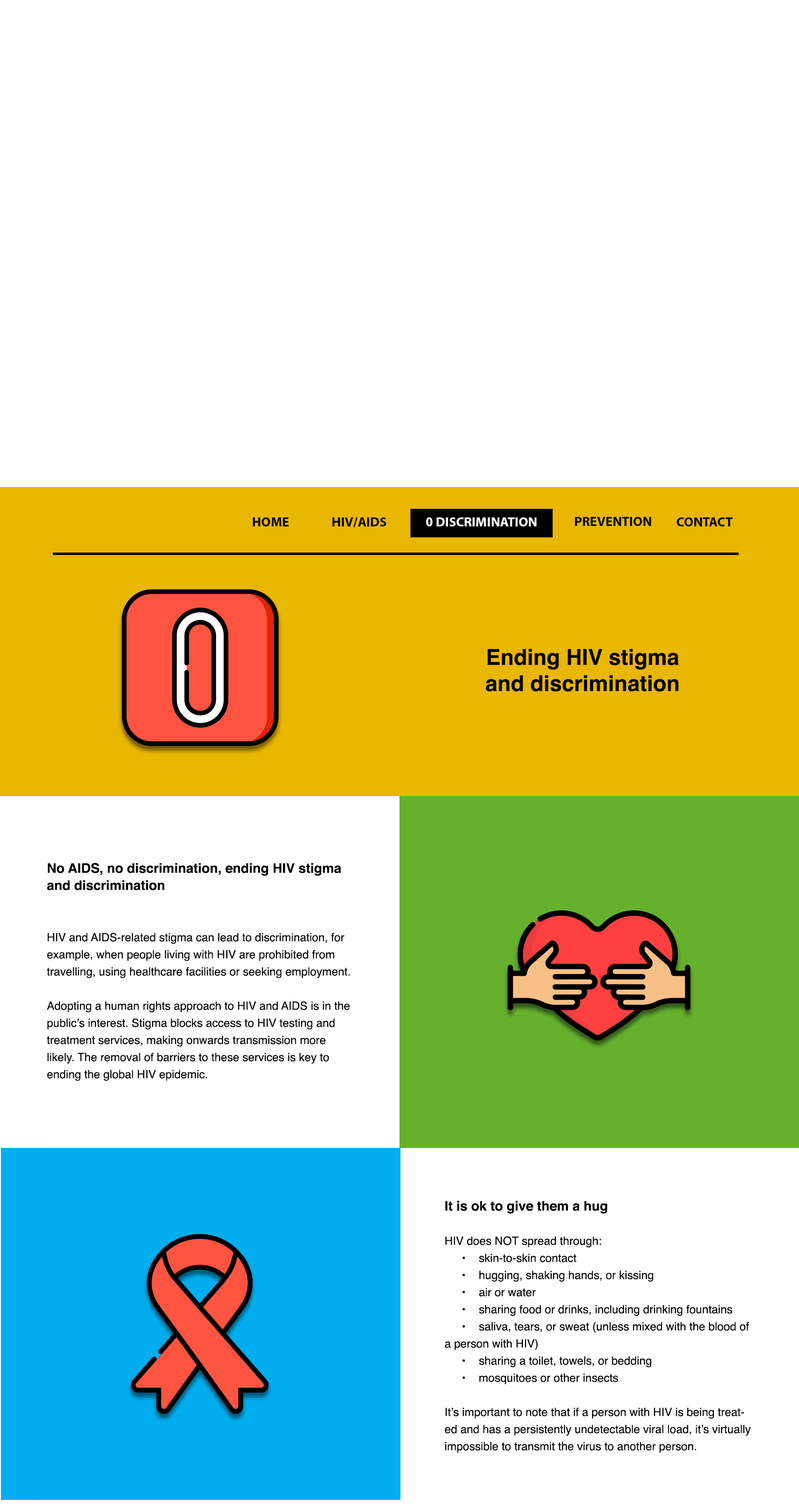
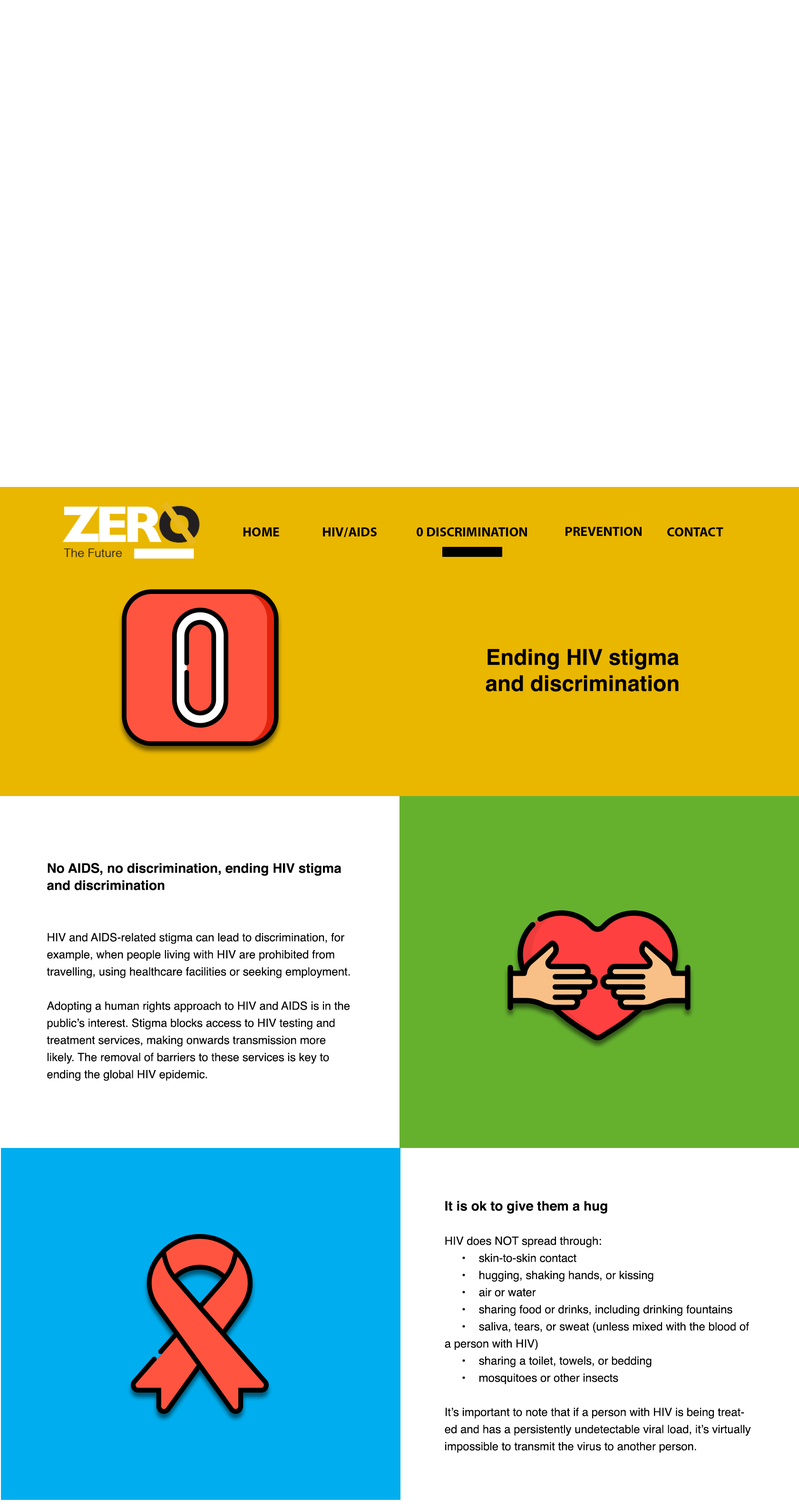
Layer changes from the first 799 x 1507 image to the second:
added group "header" (1st of 2, in "Artboard 1") with 7 layers in group "Artboard 1" over [62, 501, 724, 559]
added layer "logo" in group "header" over [62, 501, 200, 559]
added layer "1line" in group "header" over [442, 546, 503, 557]
moved "CONTACT" into group "header", painted on it over [667, 517, 733, 537]
moved "PREVENTION" into group "header", painted on it over [565, 516, 651, 536]
moved "0 DISCRIMINATION" into group "header", painted on it over [416, 517, 537, 537]
moved "HIV/AIDS" into group "header", painted on it over [322, 517, 387, 538]
moved "HOME" into group "header", painted on it over [242, 517, 289, 537]
removed layer "button" from group "header" over [410, 508, 553, 538]
removed layer "Shape 1" from group "header" over [52, 551, 739, 555]
